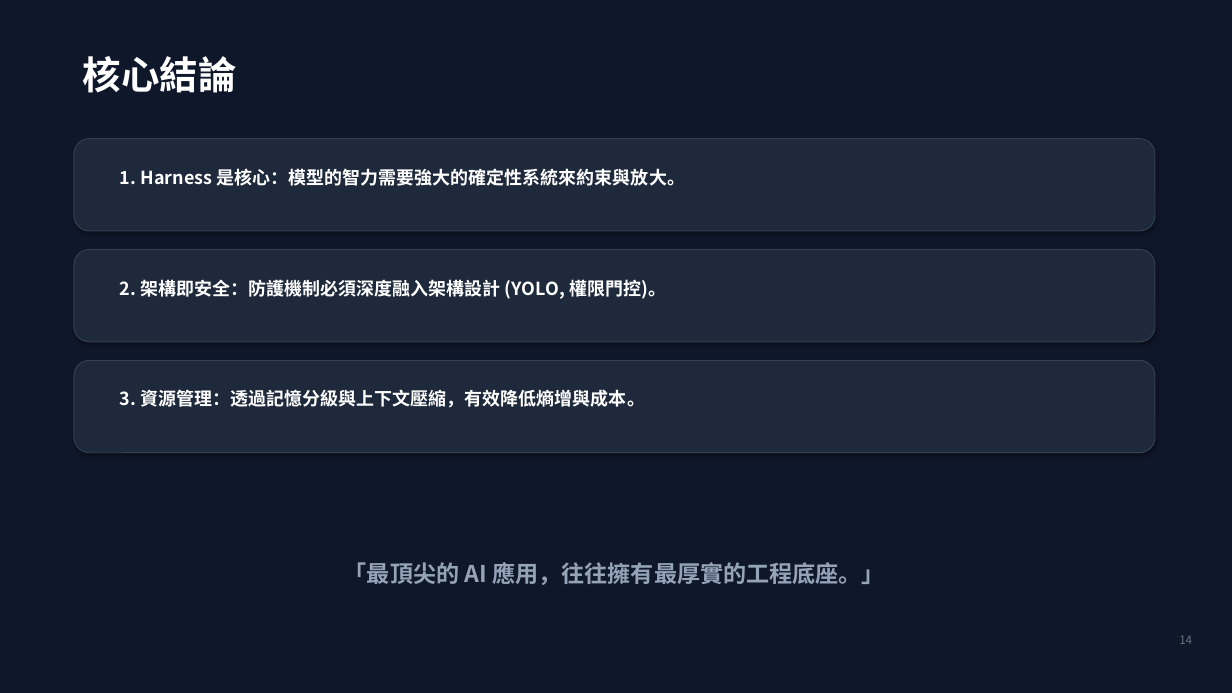
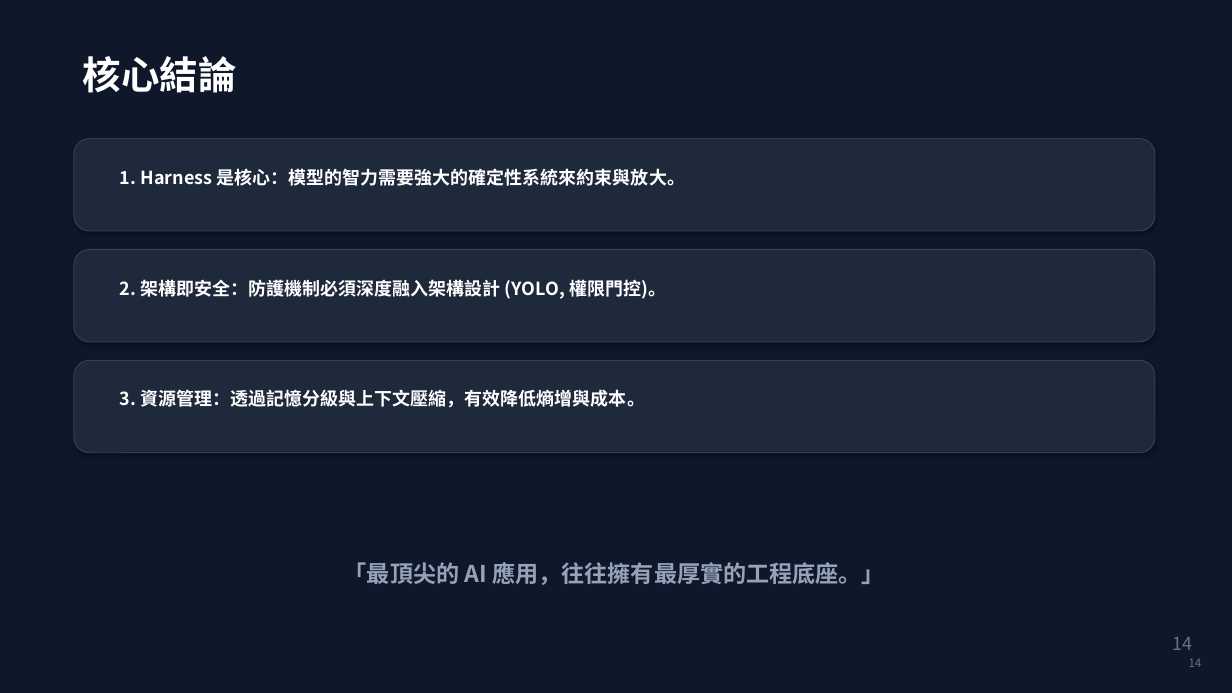
Before and after one commit to eddyzaeros-ops/ai-agent-harness-architecture, a slide deck: slide 14 of 智能體駕馭工程_Claude_Code簡報.pptx. Drawn at 1232x693 pixels with LibreOffice and Linux fonts; fonts in the diff are those of the drawing. Boxes give left, top, right and bottom in pixels: in the first picture for what was removed or moved away, otherwise in the second. Text is boxed around its words. In the diff, an @@ line names an element or a change of style, - is before the commit and + after.

Commit message:
chore: upgrade PPTX body font size to 14pt and sync updated docs

```diff
--- a/智能體駕馭工程_Claude_Code簡報.pptx
+++ b/智能體駕馭工程_Claude_Code簡報.pptx
@@ text "14" at (1172, 637, 1192, 650): size 9 to 14 pt @@
@@ text added at (1189, 659, 1202, 667), 9 pt, text #6B7280 @@
+14
```
Also in this commit, not shown: 14 other slides changed, 4 other files.
